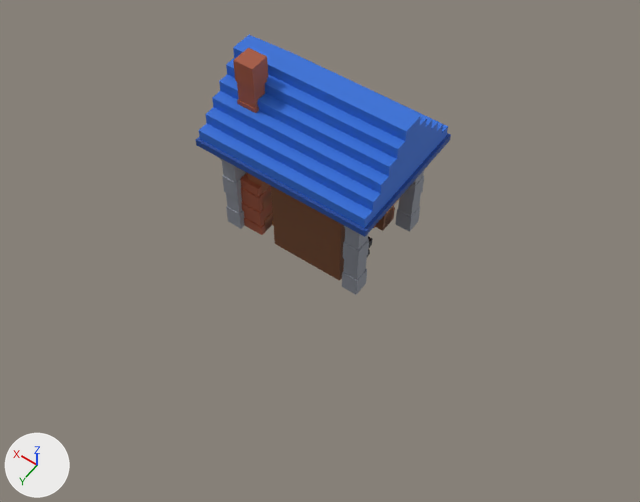
A saved change to the FBX model forja-rapida/arte/fbx/Lobby.fbx.
Camera for both pictures: a 50 mm camera at (-8.33, 11.81, 17.26) aimed at (-0.95, 1.46, 1.01). Every picture has the same lights, and +X, +Y and +Z are marked at lower left. The first picture is the older version. Where no turn or scale is listed for an object, it has been applied to the vertices.

The scene before the commit, as lines of its bpy script (objects in view):
```python
me_ladrillo_001 = bpy.data.meshes.new('Ladrillo.001')
me_ladrillo_001.from_pydata(...)  # 206 vertices, 173 faces; spans x 0.98..1.82, y 0.03..1.26, z 0.0..5.04
me_ladrillo_001.materials.append(mat_tienda_ladrillo)  # brown #a4553a
me_piedra = bpy.data.meshes.new('Piedra')
me_piedra.from_pydata(...)  # 240 vertices, 200 faces; spans x -1.96..1.96, y -1.4..1.4, z 0.0..2.8
me_piedra.materials.append(mat_tienda_piedra)  # grey #8e929c
me_techo_001 = bpy.data.meshes.new('Techo.001')
me_techo_001.from_pydata(...)  # 203 vertices, 220 faces; spans x -2.24..2.24, y -1.68..1.68, z 2.97..4.65
me_techo_001.materials.append(mat_tienda_techo)  # blue #2f6fd8
ob_tienda_forja_ladrillo_001 = bpy.data.objects.new('Tienda_Forja_Ladrillo.001', me_ladrillo_001)
ob_tienda_forja_ladrillo_001.location = (0.0, 0.0, 0.0)
ob_tienda_forja_piedra = bpy.data.objects.new('Tienda_Forja_Piedra', me_piedra)
ob_tienda_forja_piedra.location = (0.0, 0.0, 0.0)
ob_tienda_forja_techo_001 = bpy.data.objects.new('Tienda_Forja_Techo.001', me_techo_001)
ob_tienda_forja_techo_001.location = (0.0, 0.0, 0.0)
# also in view: 'Tienda_Forja_Madera.001' at (-0.28, 0.13, 1.26); 'Tienda_Forja_TechoBorde.001' at (0.0, 0.0, 2.88)
```
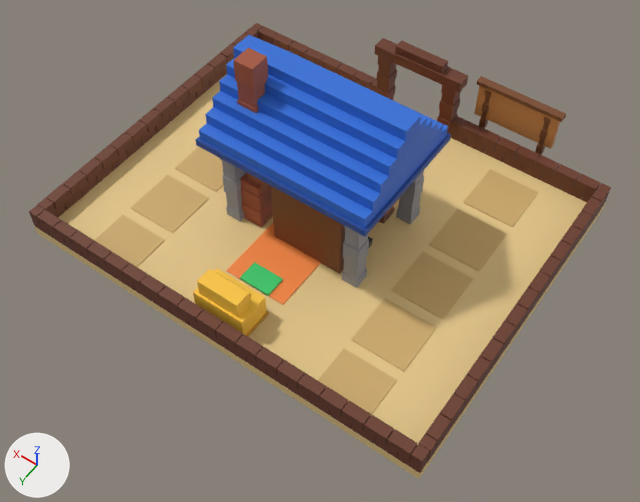
Location of each change, (x1, y1, x2, y2) in pixels of the pictures (640 x 502 px):
'Parcela_Exhibicion_Terreno', added (beige)
    after: (35, 74, 606, 479)
'Parcela_Exhibicion_Borde.003', added
    after: (29, 23, 611, 473)
'Lugares', added (beige)
    after: (95, 147, 538, 414)
'Parcela_Exhibicion_Camino', added (orange)
    after: (226, 223, 321, 305)
'Parcela_Exhibicion_Caja', added
    after: (193, 268, 267, 335)
'Parcela_Exhibicion_Cartel.002', added (orange)
    after: (474, 86, 560, 149)
'Parcela_Exhibicion_Madera.002', added (brown)
    after: (476, 76, 566, 155)
'Parcela_Exhibicion_Boton.003', added (green)
    after: (240, 262, 283, 296)
'Parcela_Exhibicion_CajaDetalle', added (mostly hidden)
    after: (216, 272, 268, 337)

What changed in the scene script:
```text
Add me_boton_003:
    me_boton_003.from_pydata([(-0.42, 2.24, 0.364), (-0.42, 2.8, 0.364), (-0.42, 2.8, 0.308), (-0.42, 2.24, 0.308), (0.42, 2.24, 0.308), (0.42, 2.8, 0.308), (0.42, 2.8, 0.364), (0.42, 2.24, 0.364), (0.0, 2.24, 0.308), (0.0, 2.24, 0.364), (0.0, 2.8, 0.364), (0.0, 2.8, 0.308)], [], [(0, 1, 2, 3), (4, 5, 6, 7), (8, 9, 0, 3), (4, 7, 9, 8), (2, 1, 10, 11), (11, 10, 6, 5), (0, 9, 10, 1), (9, 7, 6, 10)])
    me_boton_003.materials.append(mat_parcela_boton)  # green #3bd16f
Add ob_parcela_exhibicion_borde_003:
    ob_parcela_exhibicion_borde_003 = bpy.data.objects.new('Parcela_Exhibicion_Borde.003', me_borde_003)  # 1467 vertices, 1200 faces; spans x -5.6..5.6, y -4.54..4.48, z 0.0..2.46; in mat_parcela_borde (brown #6b3a26)
    ob_parcela_exhibicion_borde_003.location = (0.0, 0.0, 0.0)
Add ob_parcela_exhibicion_caja:
    ob_parcela_exhibicion_caja = bpy.data.objects.new('Parcela_Exhibicion_Caja', me_caja)  # 35 vertices, 26 faces; spans x -0.7..0.7, y 3.22..4.06, z 0.28..1.456; in mat_parcela_caja (yellow #ffc83d)
    ob_parcela_exhibicion_caja.location = (0.0, 0.0, 0.0)
Add ob_parcela_exhibicion_camino:
    ob_parcela_exhibicion_camino = bpy.data.objects.new('Parcela_Exhibicion_Camino', me_camino)  # 41 vertices, 30 faces; spans x -0.84..0.84, y -4.48..2.8, z 0.28..0.31; in mat_parcela_camino (orange #ff8c42)
    ob_parcela_exhibicion_camino.location = (0.0, 0.0, 0.0)
Add ob_lugares:
    ob_lugares = bpy.data.objects.new('Lugares', me_lugares)  # 170 vertices, 120 faces; spans x -4.06..4.06, y -3.78..4.34, z 0.28..0.3; in mat_parcela_lugares (beige #d2ae6e)
    ob_lugares.location = (0.0, 0.0, 0.0)
Add ob_parcela_exhibicion_cartel_002:
    ob_parcela_exhibicion_cartel_002 = bpy.data.objects.new('Parcela_Exhibicion_Cartel.002', me_cartel_002)  # 24 vertices, 22 faces; spans x -3.78..-1.54, y -4.93..-4.76, z 0.9..1.9; in mat_parcela_cartel (orange #c98a4e)
    ob_parcela_exhibicion_cartel_002.location = (0.0, 0.0, 0.0)
Add ob_parcela_exhibicion_boton_003:
    ob_parcela_exhibicion_boton_003 = bpy.data.objects.new('Parcela_Exhibicion_Boton.003', me_boton_003)
    ob_parcela_exhibicion_boton_003.location = (0.0, 0.0, 0.0)
Add ob_parcela_exhibicion_terreno:
    ob_parcela_exhibicion_terreno = bpy.data.objects.new('Parcela_Exhibicion_Terreno', me_terreno)  # 135 vertices, 116 faces; spans x -5.6..5.6, y -4.48..4.48, z 0.0..0.28; in mat_parcela_terreno (beige #e8c98a)
    ob_parcela_exhibicion_terreno.location = (0.0, 0.0, 0.0)
Add ob_parcela_exhibicion_cajadetalle:
    ob_parcela_exhibicion_cajadetalle = bpy.data.objects.new('Parcela_Exhibicion_CajaDetalle', me_cajadetalle)  # 101 vertices, 66 faces; spans x -0.728..0.728, y 3.164..4.088, z 0.28..1.372; in mat_parcela_cajadetalle (orange #c8901e)
    ob_parcela_exhibicion_cajadetalle.location = (0.0, 0.0, 0.0)
Add ob_parcela_exhibicion_madera_002:
    ob_parcela_exhibicion_madera_002 = bpy.data.objects.new('Parcela_Exhibicion_Madera.002', me_madera_002)  # 128 vertices, 98 faces; spans x -3.86..-1.46, y -4.96..-4.73, z 0.0..2.02; in mat_parcela_madera (brown #7a4a2a)
    ob_parcela_exhibicion_madera_002.location = (0.0, 0.0, 0.0)
```
